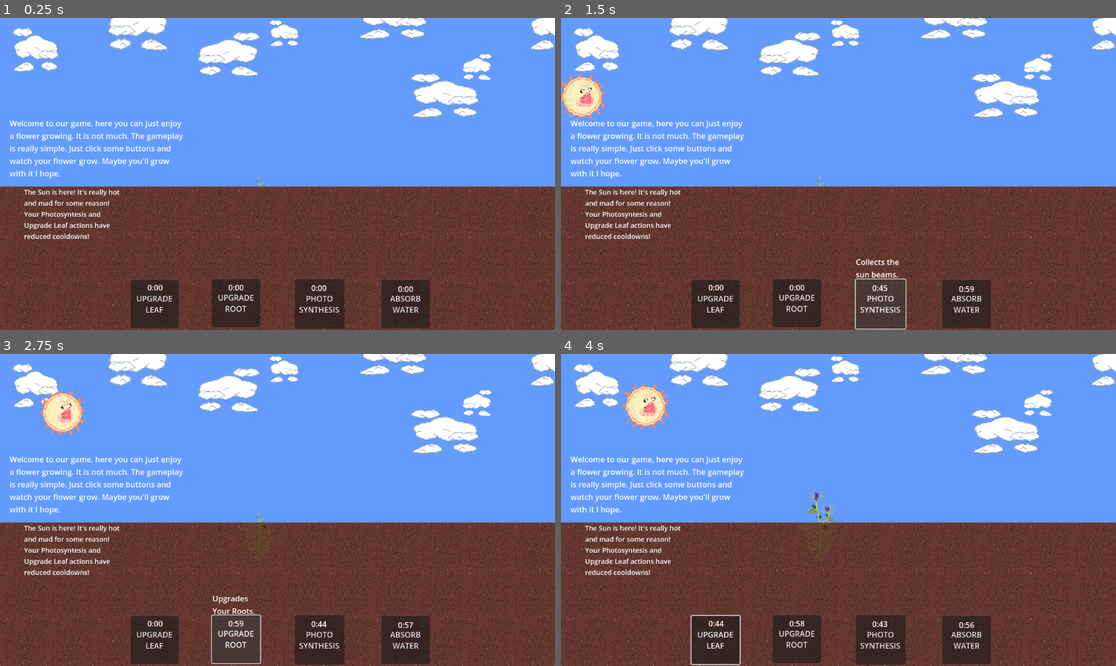
Above: before the commit, frames 1-4 (two rows, left to right).
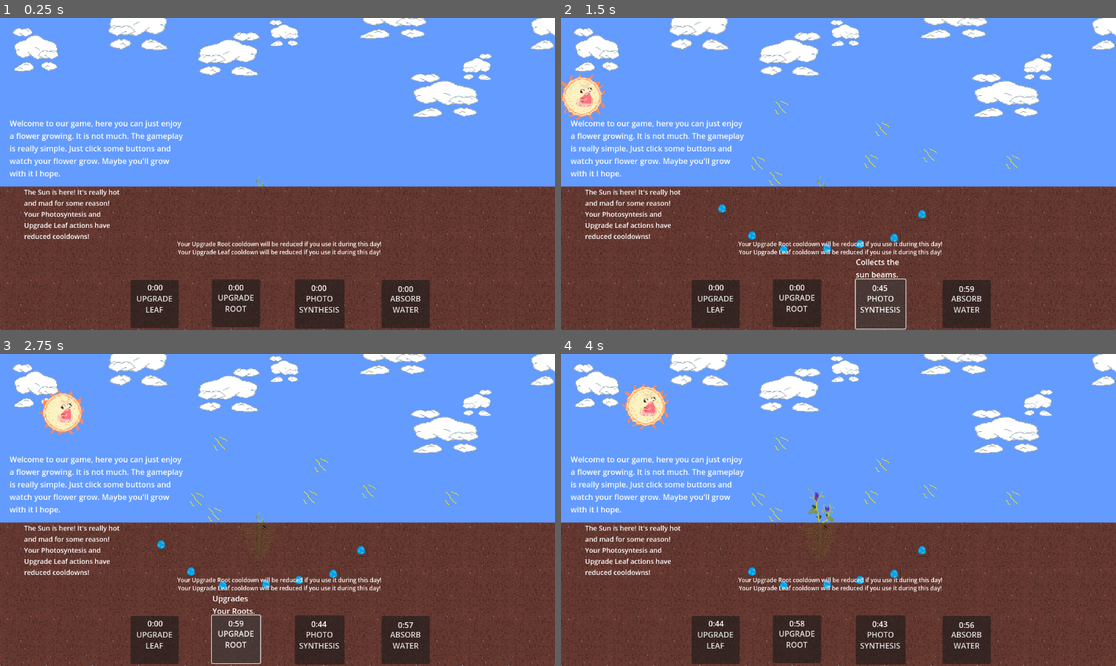
Above: after the commit, the same moments.

Repository: RadekGrzankowski/RatunkuJestemDrzewem
Game: Godot game, scene res://Scenes/Levels/my_level.tscn
Same seed, same stepped clock (60 frames per second), same inputs: the game is played once before the commit and once after it. The engine's default icon, where the game draws it, is replaced by a stand-in: a white triangle on a blue panel in a dark square.
Inputs (mouse positions are in pixels of both pictures, inside the frame that each line leads up to):
- Up to frame 1 (0.25 s): no input
- Up to frame 2 (1.5 s): click "ABSORB WATER" at 0.5 s; click "PHOTO SYNTHESIS" at 1.25 s
- Up to frame 3 (2.75 s): click "UPGRADE ROOT" at 2 s
- Up to frame 4 (4 s): click "UPGRADE LEAF" at 2.75 s; click (721, 544) at 3.52 s

The runs differ from the first frame. In frame 1, 0.7% of the frame differs, in the area x 31-69%, y 71-77%; in frame 2, 1.0%; in frame 3, 1.0%; in frame 4, 1.2%, in the area x 23-83%, y 26-100%.

Commit message:
mini-games

Diff:
--- a/OtherScripts/AnimationPlayer.gd
+++ b/OtherScripts/AnimationPlayer.gd
@@ -19,7 +19,6 @@
 # Called every frame. 'delta' is the elapsed time since the previous frame.
 func _process(delta):
 
-	print($"../ButtonSun/TimerSun".get_time_left());
 	var old_name = get_current_animation();
 	if old_name == "WeatherSun":
 		if IsSunEffectApplied == false:
--- a/OtherScripts/ButtonLeaf.gd
+++ b/OtherScripts/ButtonLeaf.gd
@@ -15,7 +15,6 @@
 	if IsOnCooldown == false:
 		IsOnCooldown = true;
 		$TimerLeaf.start();
-		print("bonk");
 		if EvolutioLevel == 2:
 			$"../Icon7".visible = false;
 			$"../Icon8".visible = true;
@@ -28,10 +27,7 @@
 			$"../Icon".visible = false;
 			$"../Icon5".visible = true;
 			EvolutioLevel = EvolutioLevel + 1;
-	else:
-		print("is on cooldown");
 
 
 func _on_timer_timeout():
-	print ("dziala");
 	IsOnCooldown = false;
--- a/OtherScripts/ButtonRain.gd
+++ b/OtherScripts/ButtonRain.gd
@@ -1,6 +1,7 @@
 extends Button
 var IsOnCooldown = false;
-
+var RainCollected = 0;
+var IsLeafCooldownReduced = false;
 # Called when the node enters the scene tree for the first time.
 func _ready():
 	pass # Replace with function body.
@@ -8,17 +9,62 @@
 
 # Called every frame. 'delta' is the elapsed time since the previous frame.
 func _process(delta):
-	pass
+	if RainCollected == 7:
+		if IsLeafCooldownReduced == false:
+			IsLeafCooldownReduced = true;
+			RainCollected = 0;
+			var czas = $"../ButtonLeaf/TimerLeaf".get_wait_time();
+			$"../ButtonLeaf/TimerLeaf".set_wait_time(czas-7);
+			$"../NotificationTimer".start();
+			$"../NotificationTimer/LeafNotify".set_visible(true);
 
 func _on_pressed():
 	if IsOnCooldown == false:
 		IsOnCooldown = true;
-		print("klikklik");
 		$TimerRain.start();
-	else:
-		print("kuldaun");
+		$"../Rain0".set_visible(true);
+		$"../Rain1".set_visible(true);
+		$"../Rain2".set_visible(true);
+		$"../Rain3".set_visible(true);
+		$"../Rain4".set_visible(true);
+		$"../Rain5".set_visible(true);
+		$"../Rain6".set_visible(true);
+
 
 
 func _on_timer_timeout():
-	print("dziala");
 	IsOnCooldown = false;
+
+
+func _on_rain_0_pressed():
+	RainCollected += 1;
+	$"../Rain0".set_visible(false);
+
+func _on_rain_1_pressed():
+	RainCollected += 1;
+	$"../Rain1".set_visible(false);
+
+func _on_rain_2_pressed():
+	RainCollected += 1;
+	$"../Rain2".set_visible(false);
+
+func _on_rain_3_pressed():
+	RainCollected += 1;
+	$"../Rain3".set_visible(false);
+
+func _on_rain_4_pressed():
+	RainCollected += 1;
+	$"../Rain4".set_visible(false);
+
+func _on_rain_5_pressed():
+	RainCollected += 1;
+	$"../Rain5".set_visible(false);
+
+func _on_rain_6_pressed():
+	RainCollected += 1;
+	$"../Rain6".set_visible(false);
+
+
+func _on_notification_timer_timeout():
+	$"../NotificationTimer/LeafNotify".set_visible(false);
+	IsLeafCooldownReduced = false;
--- a/OtherScripts/ButtonRoot.gd
+++ b/OtherScripts/ButtonRoot.gd
@@ -14,7 +14,6 @@
 	if IsOnCooldown == false:
 		IsOnCooldown = true;
 		$TimerRoot.start();
-		print("bonk");
 		if EvolutioLevel == 2:
 			$"../Icon11".visible = false;
 			$"../Icon12".visible = true;
@@ -27,9 +26,6 @@
 			$"../Icon9".visible = false;
 			$"../Icon10".visible = true;
 			EvolutioLevel = EvolutioLevel + 1;
-	else:
-		print("is on cooldown");
 
 func _on_timer_timeout():
-	print ("dziala");
 	IsOnCooldown = false;
--- a/OtherScripts/ButtonSun.gd
+++ b/OtherScripts/ButtonSun.gd
@@ -1,6 +1,7 @@
 extends Button
 var IsOnCooldown = false;
-
+var SunCollected = 0;
+var IsRootCooldownReduced = false;
 # Called when the node enters the scene tree for the first time.
 func _ready():
 	pass # Replace with function body.
@@ -8,17 +9,60 @@
 
 # Called every frame. 'delta' is the elapsed time since the previous frame.
 func _process(delta):
-	pass
+	if SunCollected == 7:
+		if IsRootCooldownReduced == false:
+			IsRootCooldownReduced = true;
+			SunCollected = 0;
+			var czas = $"../ButtonRoot/TimerRoot".get_wait_time();
+			$"../ButtonRoot/TimerRoot".set_wait_time(czas-7);
+			$"../NotificationTimer".start();
+			$"../NotificationTimer/RootNotify".set_visible(true);
 
 
 func _on_pressed():
 	if IsOnCooldown == false:
 		IsOnCooldown = true;
-		print("klikklik");
 		$TimerSun.start();
-	else:
-		print("kuldaun");
+		$"../Sun0".set_visible(true);
+		$"../Sun1".set_visible(true);
+		$"../Sun2".set_visible(true);
+		$"../Sun3".set_visible(true);
+		$"../Sun4".set_visible(true);
+		$"../Sun5".set_visible(true);
+		$"../Sun6".set_visible(true);
 
 func _on_timer_timeout():
-	print("dziala");
 	IsOnCooldown = false;
+
+func _on_sun_0_pressed():
+	SunCollected += 1;
+	$"../Sun0".set_visible(false);
+
+func _on_sun_1_pressed():
+	SunCollected += 1;
+	$"../Sun1".set_visible(false);
+
+func _on_sun_2_pressed():
+	SunCollected += 1;
+	$"../Sun2".set_visible(false);
+
+func _on_sun_3_pressed():
+	SunCollected += 1;
+	$"../Sun3".set_visible(false);
+
+func _on_sun_4_pressed():
+	SunCollected += 1;
+	$"../Sun4".set_visible(false);
+
+func _on_sun_5_pressed():
+	SunCollected += 1;
+	$"../Sun5".set_visible(false);
+
+func _on_sun_6_pressed():
+	SunCollected += 1;
+	$"../Sun6".set_visible(false);
+
+
+func _on_notification_timer_timeout():
+	$"../NotificationTimer/RootNotify".set_visible(false);
+	IsRootCooldownReduced = false;
--- a/Scenes/Levels/my_level.tscn
+++ b/Scenes/Levels/my_level.tscn
@@ -51,6 +51,8 @@
 [ext_resource type="Script" path="res://OtherScripts/GrowRootText.gd" id="42_wd7t5"]
 [ext_resource type="Script" path="res://OtherScripts/GrowLeafText.gd" id="45_5w47a"]
 [ext_resource type="Script" path="res://OtherScripts/Narrative.gd" id="51_2bsok"]
+[ext_resource type="Texture2D" uid="uid://b4mvb1vyvrr2b" path="res://Assets/Tilesets/Droplet.png" id="52_7pwiv"]
+[ext_resource type="Texture2D" uid="uid://chnjhhvhkas4j" path="res://Assets/Tilesets/SunBeam.png" id="53_o6bee"]
 
 [sub_resource type="Animation" id="Animation_ekmdh"]
 length = 0.001
@@ -393,6 +395,7 @@
 position = Vector2(-104, 208)
 
 [node name="AnimatedSprite2D" type="AnimatedSprite2D" parent="AnimationPlayer/PlaceholderSun"]
+z_index = -1
 position = Vector2(1, -3)
 sprite_frames = SubResource("SpriteFrames_qh5a3")
 autoplay = "default"
@@ -404,6 +407,7 @@
 texture = ExtResource("2_x6d2e")
 
 [node name="AnimatedSprite2D" type="AnimatedSprite2D" parent="AnimationPlayer/PlaceholderRain"]
+z_index = -1
 sprite_frames = SubResource("SpriteFrames_bugjp")
 autoplay = "default"
 frame_progress = 0.353129
@@ -414,6 +418,7 @@
 texture = ExtResource("2_x6d2e")
 
 [node name="AnimatedSprite2D" type="AnimatedSprite2D" parent="AnimationPlayer/PlaceholderWind"]
+z_index = -1
 position = Vector2(185.5, 111)
 scale = Vector2(4.86458, 3.3125)
 sprite_frames = SubResource("SpriteFrames_68cah")
@@ -422,6 +427,7 @@
 flip_h = true
 
 [node name="AnimatedSprite2D2" type="AnimatedSprite2D" parent="AnimationPlayer/PlaceholderWind"]
+z_index = -1
 position = Vector2(343, 242)
 scale = Vector2(4.86458, 3.3125)
 sprite_frames = SubResource("SpriteFrames_68cah")
@@ -430,6 +436,7 @@
 flip_h = true
 
 [node name="AnimatedSprite2D3" type="AnimatedSprite2D" parent="AnimationPlayer/PlaceholderWind"]
+z_index = -1
 position = Vector2(386, -31)
 scale = Vector2(4.86458, 3.3125)
 sprite_frames = SubResource("SpriteFrames_68cah")
@@ -438,16 +445,19 @@
 flip_h = true
 
 [node name="PlaceholderClouds" type="Sprite2D" parent="AnimationPlayer"]
+z_index = 1
 position = Vector2(1315, 224)
 scale = Vector2(2.48958, 1.92708)
 texture = ExtResource("7_k5fe3")
 
 [node name="PlaceholderClouds2" type="Sprite2D" parent="AnimationPlayer/PlaceholderClouds"]
+z_index = -1
 position = Vector2(61.4561, -47.2216)
 texture = ExtResource("7_k5fe3")
 flip_h = true
 
 [node name="PlaceholderClouds3" type="Sprite2D" parent="AnimationPlayer/PlaceholderClouds"]
+z_index = -1
 position = Vector2(93.1883, 3.11351)
 texture = ExtResource("7_k5fe3")
 flip_h = true
@@ -519,7 +529,7 @@
 offset_right = 1093.0
 offset_bottom = 546.0
 text = "Collects the rain
-from around the area."
+from around the area. "
 script = ExtResource("36_2ores")
 
 [node name="ButtonSun" type="Button" parent="."]
@@ -631,43 +641,51 @@
 texture = ExtResource("26_p45cd")
 
 [node name="Cloud" type="Sprite2D" parent="."]
+z_index = -1
 position = Vector2(73, 68)
 texture = ExtResource("42_goovd")
 
 [node name="Cloud7" type="Sprite2D" parent="."]
+z_index = -1
 position = Vector2(589, 34)
 scale = Vector2(0.635417, 0.604167)
 texture = ExtResource("42_goovd")
 
 [node name="Cloud8" type="Sprite2D" parent="."]
+z_index = -1
 position = Vector2(991, 104)
 scale = Vector2(0.635417, 0.604167)
 texture = ExtResource("42_goovd")
 flip_h = true
 
 [node name="Cloud2" type="Sprite2D" parent="."]
+z_index = -1
 position = Vector2(289, 16)
 scale = Vector2(1.33333, 1.16667)
 texture = ExtResource("42_goovd")
 flip_h = true
 
 [node name="Cloud3" type="Sprite2D" parent="."]
+z_index = -1
 position = Vector2(476, 77)
 scale = Vector2(1.35417, 1)
 texture = ExtResource("42_goovd")
 flip_h = true
 
 [node name="Cloud4" type="Sprite2D" parent="."]
+z_index = -1
 position = Vector2(813, 0)
 scale = Vector2(1.5, 1)
 texture = ExtResource("42_goovd")
 
 [node name="Cloud5" type="Sprite2D" parent="."]
+z_index = -1
 position = Vector2(1153, 21)
 scale = Vector2(1.16667, 1.04167)
 texture = ExtResource("42_goovd")
 
 [node name="Cloud6" type="Sprite2D" parent="."]
+z_index = 1
 position = Vector2(922, 163)
 scale = Vector2(1.47917, 1)
 texture = ExtResource("42_goovd")
@@ -737,6 +755,194 @@
 offset_bottom = 343.0
 autowrap_mode = 3
 script = ExtResource("51_2bsok")
+
+[node name="Rain0" type="Button" parent="."]
+visible = false
+offset_left = 322.0
+offset_top = 386.0
+offset_right = 348.0
+offset_bottom = 412.0
+
+[node name="Droplet" type="Sprite2D" parent="Rain0"]
+position = Vector2(13, 13)
+scale = Vector2(0.260417, 0.260417)
+texture = ExtResource("52_7pwiv")
+
+[node name="Rain1" type="Button" parent="."]
+visible = false
+offset_left = 384.0
+offset_top = 442.0
+offset_right = 410.0
+offset_bottom = 468.0
+
+[node name="Droplet2" type="Sprite2D" parent="Rain1"]
+position = Vector2(13, 13)
+scale = Vector2(0.260417, 0.260417)
+texture = ExtResource("52_7pwiv")
+
+[node name="Rain2" type="Button" parent="."]
+visible = false
+offset_left = 450.0
+offset_top = 471.0
+offset_right = 476.0
+offset_bottom = 497.0
+
+[node name="Droplet3" type="Sprite2D" parent="Rain2"]
+position = Vector2(13, 13)
+scale = Vector2(0.260417, 0.260417)
+texture = ExtResource("52_7pwiv")
+
+[node name="Rain3" type="Button" parent="."]
+visible = false
+offset_left = 540.0
+offset_top = 469.0
+offset_right = 566.0
+offset_bottom = 495.0
+
+[node name="Droplet4" type="Sprite2D" parent="Rain3"]
+position = Vector2(13, 13)
+scale = Vector2(0.260417, 0.260417)
+texture = ExtResource("52_7pwiv")
+
+[node name="Rain4" type="Button" parent="."]
+visible = false
+offset_left = 608.0
+offset_top = 460.0
+offset_right = 634.0
+offset_bottom = 486.0
+
+[node name="Droplet5" type="Sprite2D" parent="Rain4"]
+position = Vector2(13, 13)
+scale = Vector2(0.260417, 0.260417)
+texture = ExtResource("52_7pwiv")
+
+[node name="Rain5" type="Button" parent="."]
+visible = false
+offset_left = 679.0
+offset_top = 447.0
+offset_right = 705.0
+offset_bottom = 473.0
+
+[node name="Droplet6" type="Sprite2D" parent="Rain5"]
+position = Vector2(13, 13)
+scale = Vector2(0.260417, 0.260417)
+texture = ExtResource("52_7pwiv")
+
+[node name="Rain6" type="Button" parent="."]
+visible = false
+offset_left = 737.0
+offset_top = 398.0
+offset_right = 763.0
+offset_bottom = 424.0
+
+[node name="Droplet7" type="Sprite2D" parent="Rain6"]
+position = Vector2(13, 13)
+scale = Vector2(0.260417, 0.260417)
+texture = ExtResource("52_7pwiv")
+
+[node name="Sun0" type="Button" parent="."]
+visible = false
+offset_left = 397.0
+offset_top = 291.0
+offset_right = 423.0
+offset_bottom = 317.0
+
+[node name="SunBeam" type="Sprite2D" parent="Sun0"]
+position = Vector2(12, 14)
+scale = Vector2(0.34375, 0.364583)
+texture = ExtResource("53_o6bee")
+
+[node name="Sun1" type="Button" parent="."]
+visible = false
+offset_left = 444.0
+offset_top = 177.0
+offset_right = 470.0
+offset_bottom = 203.0
+
+[node name="SunBeam2" type="Sprite2D" parent="Sun1"]
+position = Vector2(14, 12)
+scale = Vector2(0.34375, 0.364583)
+texture = ExtResource("53_o6bee")
+
+[node name="Sun2" type="Button" parent="."]
+visible = false
+offset_left = 432.0
+offset_top = 325.0
+offset_right = 458.0
+offset_bottom = 351.0
+
+[node name="SunBeam3" type="Sprite2D" parent="Sun2"]
+position = Vector2(14, 11)
+scale = Vector2(0.34375, 0.364583)
+texture = ExtResource("53_o6bee")
+
+[node name="Sun3" type="Button" parent="."]
+visible = false
+offset_left = 633.0
+offset_top = 288.0
+offset_right = 659.0
+offset_bottom = 314.0
+
+[node name="SunBeam4" type="Sprite2D" parent="Sun3"]
+position = Vector2(11, 13)
+scale = Vector2(0.34375, 0.364583)
+texture = ExtResource("53_o6bee")
+
+[node name="Sun4" type="Button" parent="."]
+visible = false
+offset_left = 655.0
+offset_top = 223.0
+offset_right = 681.0
+offset_bottom = 249.0
+
+[node name="SunBeam5" type="Sprite2D" parent="Sun4"]
+position = Vector2(12, 11)
+scale = Vector2(0.34375, 0.364583)
+texture = ExtResource("53_o6bee")
+
+[node name="Sun5" type="Button" parent="."]
+visible = false
+offset_left = 753.0
+offset_top = 275.0
+offset_right = 779.0
+offset_bottom = 301.0
+
+[node name="SunBeam6" type="Sprite2D" parent="Sun5"]
+position = Vector2(13, 13)
+scale = Vector2(0.34375, 0.364583)
+texture = ExtResource("53_o6bee")
+
+[node name="Sun6" type="Button" parent="."]
+visible = false
+offset_left = 925.0
+offset_top = 289.0
+offset_right = 951.0
+offset_bottom = 315.0
+
+[node name="SunBeam7" type="Sprite2D" parent="Sun6"]
+position = Vector2(13, 13)
+scale = Vector2(0.34375, 0.364583)
+texture = ExtResource("53_o6bee")
+
+[node name="NotificationTimer" type="Timer" parent="."]
+wait_time = 3.0
+one_shot = true
+
+[node name="RootNotify" type="Label" parent="NotificationTimer"]
+offset_left = 368.0
+offset_top = 461.0
+offset_right = 933.0
+offset_bottom = 484.0
+theme_override_font_sizes/font_size = 12
+text = "Your Upgrade Root cooldown will be reduced if you use it during this day!"
+
+[node name="LeafNotify" type="Label" parent="NotificationTimer"]
+offset_left = 369.0
+offset_top = 478.0
+offset_right = 931.0
+offset_bottom = 501.0
+theme_override_font_sizes/font_size = 12
+text = "Your Upgrade Leaf cooldown will be reduced if you use it during this day!"
 
 [connection signal="animation_changed" from="AnimationPlayer" to="Narrative" method="_on_animation_player_animation_changed"]
 [connection signal="animation_started" from="AnimationPlayer" to="AnimationPlayer" method="_on_animation_started"]
@@ -757,3 +963,19 @@
 [connection signal="pressed" from="ButtonLeaf" to="ButtonLeaf" method="_on_pressed"]
 [connection signal="timeout" from="ButtonLeaf/TimerLeaf" to="ButtonLeaf" method="_on_timer_timeout"]
 [connection signal="timeout" from="ButtonLeaf/TimerLeaf" to="ButtonLeaf/TimerLeaf" method="_on_timeout"]
+[connection signal="pressed" from="Rain0" to="ButtonRain" method="_on_rain_0_pressed"]
+[connection signal="pressed" from="Rain1" to="ButtonRain" method="_on_rain_1_pressed"]
+[connection signal="pressed" from="Rain2" to="ButtonRain" method="_on_rain_2_pressed"]
+[connection signal="pressed" from="Rain3" to="ButtonRain" method="_on_rain_3_pressed"]
+[connection signal="pressed" from="Rain4" to="ButtonRain" method="_on_rain_4_pressed"]
+[connection signal="pressed" from="Rain5" to="ButtonRain" method="_on_rain_5_pressed"]
+[connection signal="pressed" from="Rain6" to="ButtonRain" method="_on_rain_6_pressed"]
+[connection signal="pressed" from="Sun0" to="ButtonSun" method="_on_sun_0_pressed"]
+[connection signal="pressed" from="Sun1" to="ButtonSun" method="_on_sun_1_pressed"]
+[connection signal="pressed" from="Sun2" to="ButtonSun" method="_on_sun_2_pressed"]
+[connection signal="pressed" from="Sun3" to="ButtonSun" method="_on_sun_3_pressed"]
+[connection signal="pressed" from="Sun4" to="ButtonSun" method="_on_sun_4_pressed"]
+[connection signal="pressed" from="Sun5" to="ButtonSun" method="_on_sun_5_pressed"]
+[connection signal="pressed" from="Sun6" to="ButtonSun" method="_on_sun_6_pressed"]
+[connection signal="timeout" from="NotificationTimer" to="ButtonRain" method="_on_notification_timer_timeout"]
+[connection signal="timeout" from="NotificationTimer" to="ButtonSun" method="_on_notification_timer_timeout"]
Binary file added: Assets/Tilesets/Droplet.png
Not shown, added: Assets/Tilesets/Droplet.png.import
Binary file added: Assets/Tilesets/SunBeam.png
Not shown, added: Assets/Tilesets/SunBeam.png.import
Not shown: 1 places in Scenes/Levels/my_level.tscn that only renumber resources
